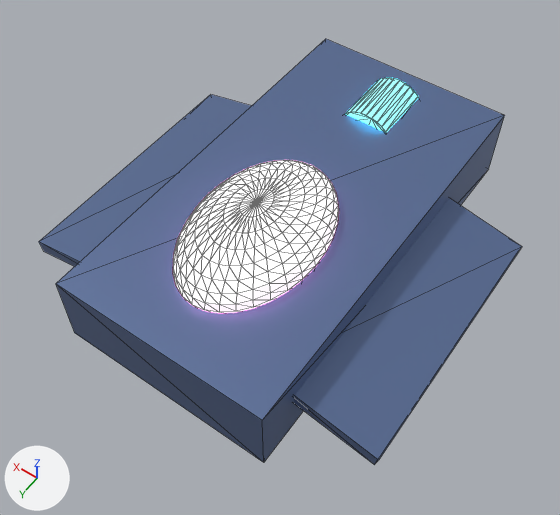
One commit to the glTF model public/game/models/warden_t3.glb: the scene before it, then after it.
Both versions are drawn from a 50 mm lens placed at (-1.65, 2.51, 3.47), pointed at (-0.05, 0.26, -0.06). The lights are fixed; the arrows at lower left show +X, +Y and +Z. Mesh edges are drawn as thin lines. Where no turn or scale is listed for an object, it has been applied to the vertices.
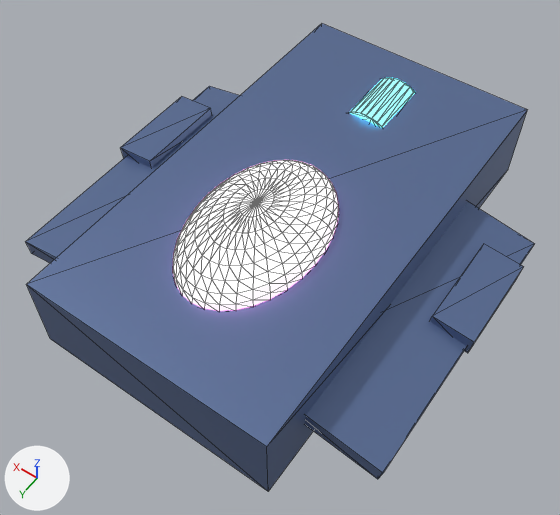
Where the change shows, as pixel boxes (x1, y1, x2, y2) in the pictures (560 x 515 px):
'Cube', rescaled (12% wider, 11% taller): before (56, 39, 505, 462); after (26, 23, 527, 492)
'Cube.002', turned, rescaled: before (294, 198, 522, 465); after (305, 202, 534, 479)
'Cube.001', turned, rescaled: before (39, 94, 251, 267); after (26, 86, 240, 263)
'Cube.006', added (blue): after (430, 244, 523, 353)
'Cube.005', added (blue): after (120, 96, 212, 168)

Patch to the scene script:
```diff
--- a/public/game/models/warden_t3.glb.py
+++ b/public/game/models/warden_t3.glb.py
@@ me_cube_282 @@
+me_cube_282.from_pydata([(-0.119, -0.3, -0.071), (-0.13, -0.3, 0.049), (-0.119, 0.3, -0.071), (-0.13, 0.3, 0.049), (0.13, -0.3, -0.049), (0.119, -0.3, 0.071), (0.13, 0.3, -0.049), (0.119, 0.3, 0.071)], [], [(0, 1, 3), (0, 3, 2), (2, 3, 7), (2, 7, 6), (6, 7, 5), (6, 5, 4), (4, 5, 1), (4, 1, 0), (2, 6, 4), (2, 4, 0), (7, 3, 1), (7, 1, 5)])
+me_cube_282.materials.append(mat_hull_007)  # blue #6176a0
@@ me_cube_281 @@
+me_cube_281.from_pydata([(-0.13, -0.3, -0.049), (-0.119, -0.3, 0.071), (-0.13, 0.3, -0.049), (-0.119, 0.3, 0.071), (0.119, -0.3, -0.071), (0.13, -0.3, 0.049), (0.119, 0.3, -0.071), (0.13, 0.3, 0.049)], [], [(0, 1, 3), (0, 3, 2), (2, 3, 7), (2, 7, 6), (6, 7, 5), (6, 5, 4), (4, 5, 1), (4, 1, 0), (2, 6, 4), (2, 4, 0), (7, 3, 1), (7, 1, 5)])
+me_cube_281.materials.append(mat_hull_007)  # blue #6176a0
@@ ob_cube @@
 ob_cube.location = (0.0, 0.0, 0.0)
-ob_cube.scale = (1.32, 2.52, 0.47)
+ob_cube.scale = (1.52, 2.72, 0.52)
@@ ob_cube_001 @@
 ob_cube_001.location = (0.8, 0.2, 0.0)
-ob_cube_001.rotation_euler = (0.0, 0.209, 0.0)  # degrees (0, 12, 0)
-ob_cube_001.scale = (0.7, 1.6, 0.08)
+ob_cube_001.rotation_euler = (0.0, 0.175, 0.0)  # degrees (0, 10, 0)
+ob_cube_001.scale = (0.8, 1.7, 0.1)
@@ ob_cube_002 @@
 ob_cube_002.location = (-0.8, 0.2, 0.0)
-ob_cube_002.rotation_euler = (0.0, -0.209, 0.0)  # degrees (0, -12, 0)
-ob_cube_002.scale = (0.7, 1.6, 0.08)
+ob_cube_002.rotation_euler = (0.0, -0.175, 0.0)  # degrees (0, -10, 0)
+ob_cube_002.scale = (0.8, 1.7, 0.1)
@@ ob_cube_006 @@
+ob_cube_006 = bpy.data.objects.new('Cube.006', me_cube_282)
+ob_cube_006.location = (-1.1, -0.1, 0.0)
@@ ob_cube_005 @@
+ob_cube_005 = bpy.data.objects.new('Cube.005', me_cube_281)
+ob_cube_005.location = (1.1, -0.1, 0.0)
```
